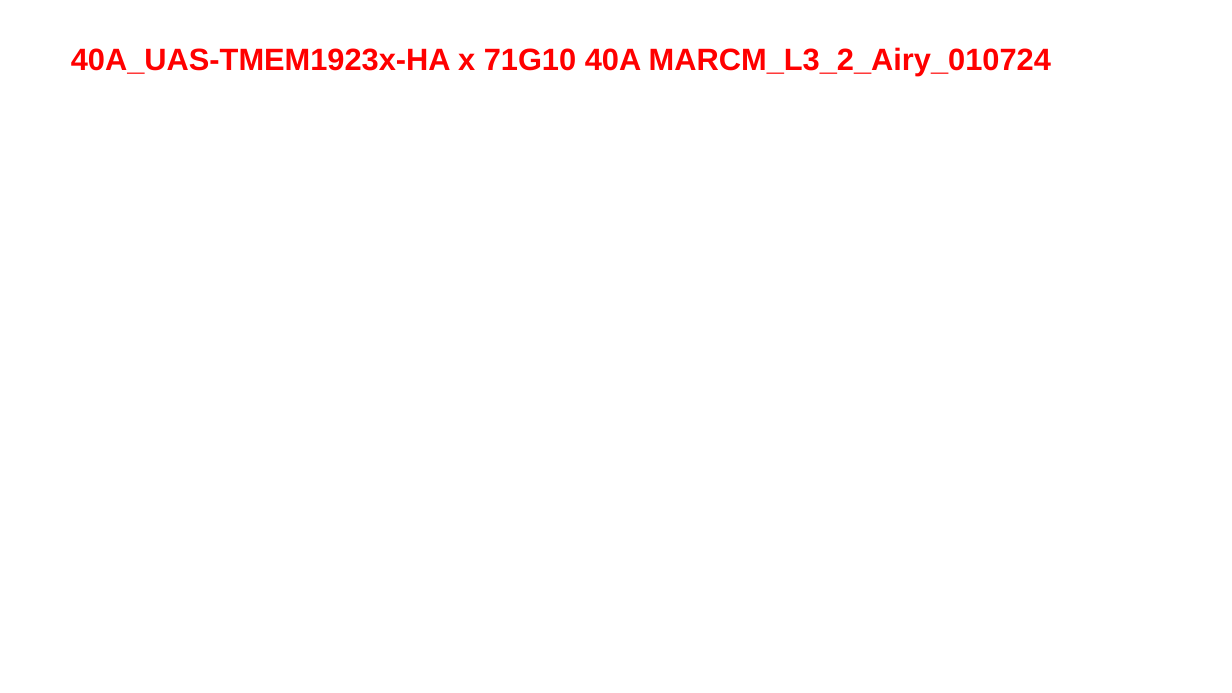
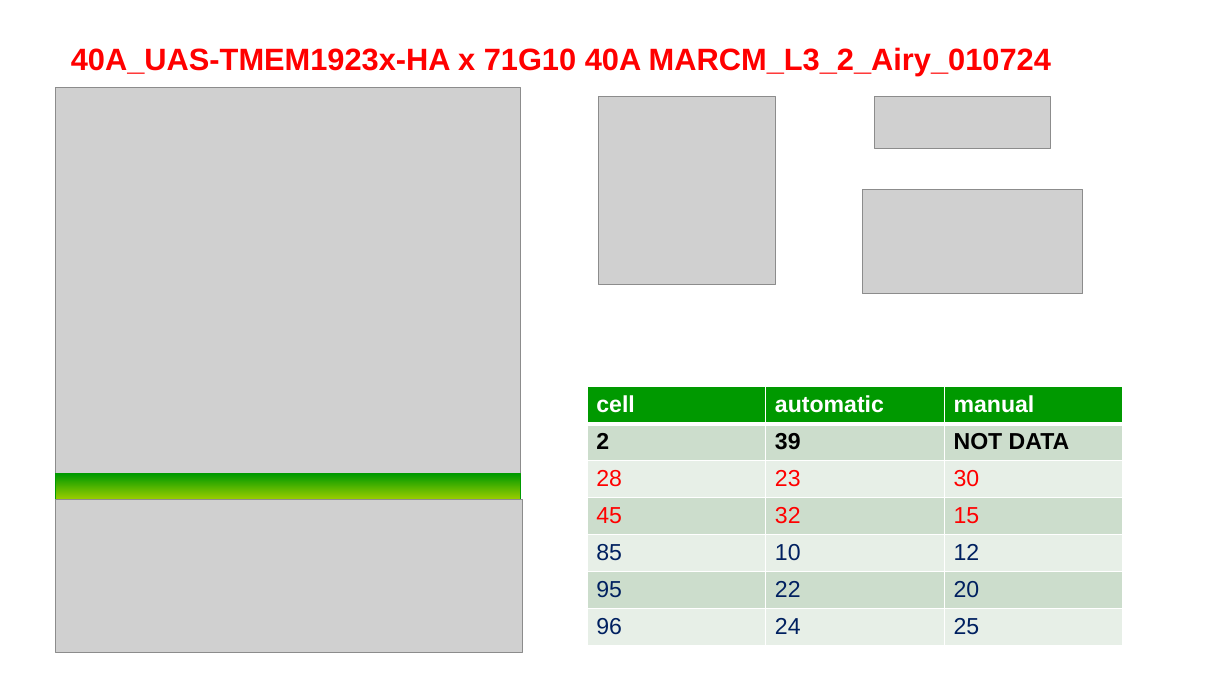
Before and after one commit to Nahuel88Ar/Lysosomes, a slide deck: slide 18 of meeting 17-11.pptx (slide 26 before the commit). Drawn at 1232x693 pixels with LibreOffice and Linux fonts; fonts in the diff are those of the drawing; grey boxes stand for pictures; background and template pictures are left out. Boxes give left, top, right and bottom in pixels: in the first picture for what was removed or moved away, otherwise in the second. Text is boxed around its words. In the diff, an @@ line names an element or a change of style, - is before the commit and + after.

```diff
--- a/meeting 17-11.pptx
+++ b/meeting 17-11.pptx
@@ picture added at bbox=[55, 88, 521, 474] @@
@@ picture added at bbox=[599, 96, 776, 285] @@
@@ picture added at bbox=[875, 96, 1052, 148] @@
@@ picture added at bbox=[862, 189, 1083, 295] @@
@@ table added at bbox=[587, 387, 1122, 646], 7 rows, 3 columns @@
+cell | automatic | manual
+2 | 39 | NOT DATA
+28 | 23 | 30
+45 | 32 | 15
+85 | 10 | 12
+95 | 22 | 20
+96 | 24 | 25
@@ rectangle added at bbox=[55, 474, 521, 499], fill gradient #009900 to #99CC00, outline #009900 0.75 pt @@
@@ picture added at bbox=[55, 499, 523, 653] @@
```
Also in this commit, not shown: 14 other slides changed, 1 slide added, 12 slides removed, 1 other file.
